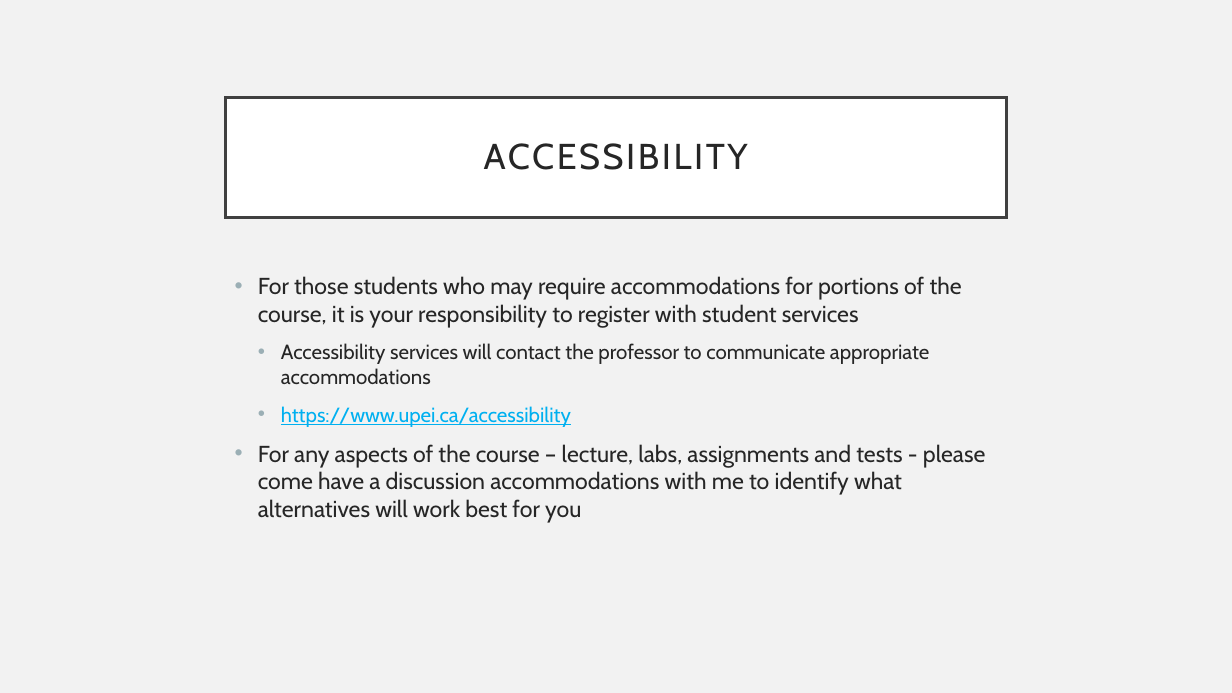
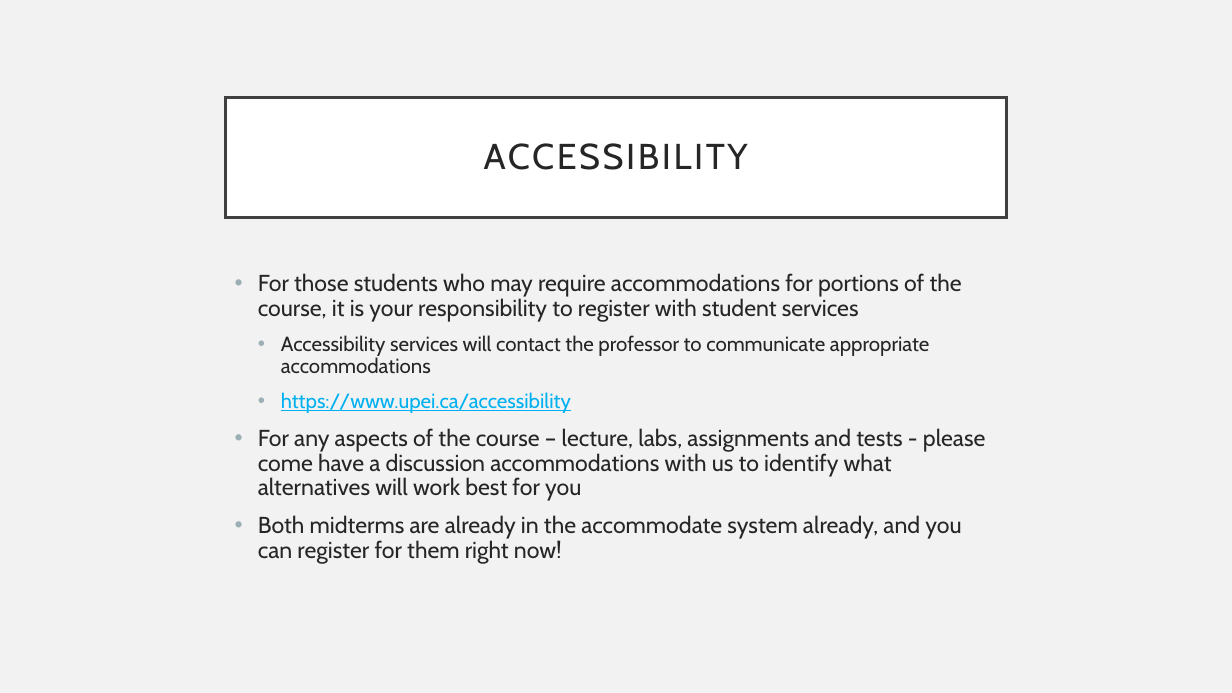
Before and after one commit to UPEI-CS/CS1910-Students, a slide deck: slide 14 of lectures/01-Course-Orientation/CS1910_Course-Orientation_Lecture.pptx. Drawn at 1232x693 pixels with LibreOffice and Linux fonts; fonts in the diff are those of the drawing. Boxes give left, top, right and bottom in pixels: in the first picture for what was removed or moved away, otherwise in the second. Text is boxed around its words. In the diff, an @@ line names an element or a change of style, - is before the commit and + after.

```diff
--- a/lectures/01-Course-Orientation/CS1910_Course-Orientation_Lecture.pptx
+++ b/lectures/01-Course-Orientation/CS1910_Course-Orientation_Lecture.pptx
@@ text at [258,273,962,413]: line spacing 1 to 0.9 @@
@@ text at [258,428,985,564]: text changed @@
-• For any aspects of the course – lecture, labs, assignments and tests - please come have a discussion accommodations with me to identify what alternatives will work best for you
+• For any aspects of the course – lecture, labs, assignments and tests - please come have a discussion accommodations with us to identify what alternatives will work best for you
+• Both midterms are already in the accommodate system already, and you can register for them right now!
```
Also in this commit, not shown: 11 other slides changed, 2 slides removed, 1 other file.
